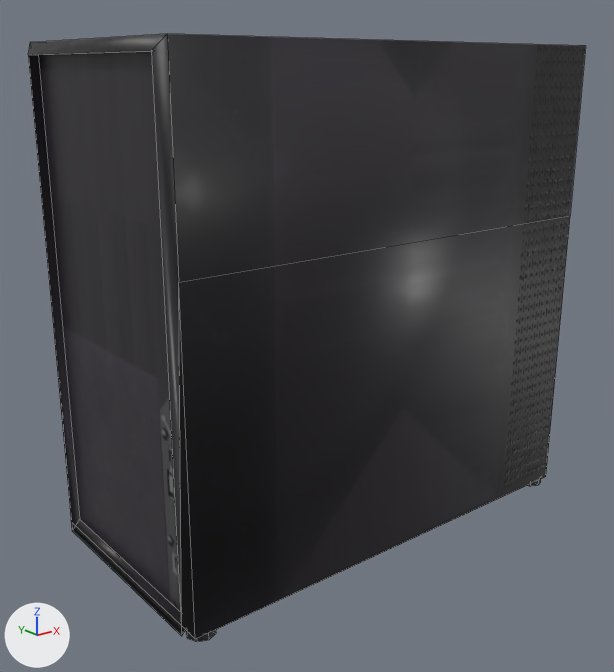
One commit to the FBX model Assets/Models/Props/BlockUnit/BlockUnit.fbx: the scene before it, then after it.
Rendered twice from a 50 mm camera at (-2.28, -2.73, 0.9) aimed at (-0.1, 0.0, -0.19). The axes (+X, +Y, +Z) are drawn at lower left. The lights are the same throughout. Mesh edges are drawn as thin lines.

The first picture shows 'Куб'.
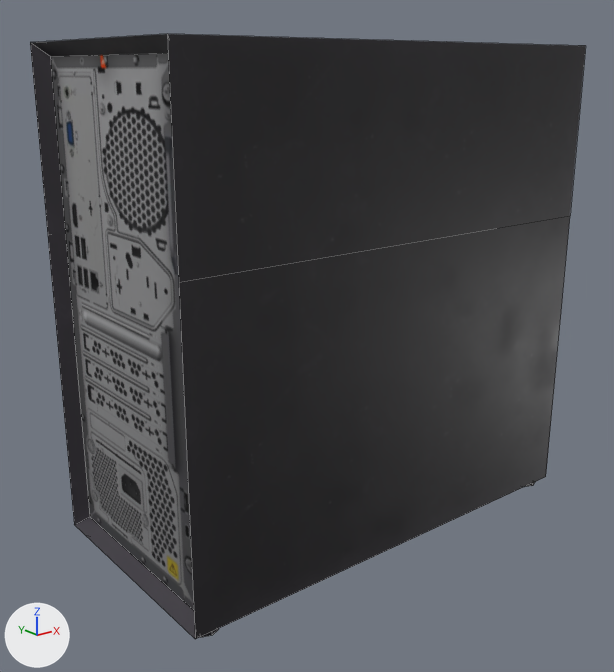
Changed parts and their boxes [x1, y1, x2, y2] in the pictures (614 x 672 px):
'Куб', reshaped: before [28, 34, 586, 639]; after [30, 34, 586, 639]
part 1 of me_куб, cut back: before [28, 34, 195, 639]; after [30, 34, 194, 611]
part 2 of me_куб, surface changed: [168, 34, 577, 639] in both

What changed in the scene script:
```text
Change me_куб:
    used by ob_куб; location = (0.0, 0.0, 0.0)
    remove me_куб.from_pydata(...)  # 22 vertices, 20 faces; spans x -1.03..1.0, y -0.5..0.5, z -1.0..1.0
    add me_куб.from_pydata(...)  # 16 vertices, 13 faces; spans x -1.0..1.0, y -0.5..0.5, z -1.0..1.0
    me_куб part 1
    8 vertices are removed from x -1.03..-0.99, y -0.46..0.46, z -1.0..0.96
    11 faces are deleted
    2 vertices move from x -1.03, y -0.46..0.46, z -0.96 to x -0.95, y -0.44..0.44, z -0.95
    2 vertices are added at (-0.95, 0.44, 0.95), (-0.95, -0.44, 0.95)
    4 new faces join them
    me_куб part 2: 9 kept faces spanning x -1.0..1.0, y -0.5..0.5, z -1.0..1.0 get new texture (UV) coordinates
    me_куб part 3: the surface is now shaded flat
```
